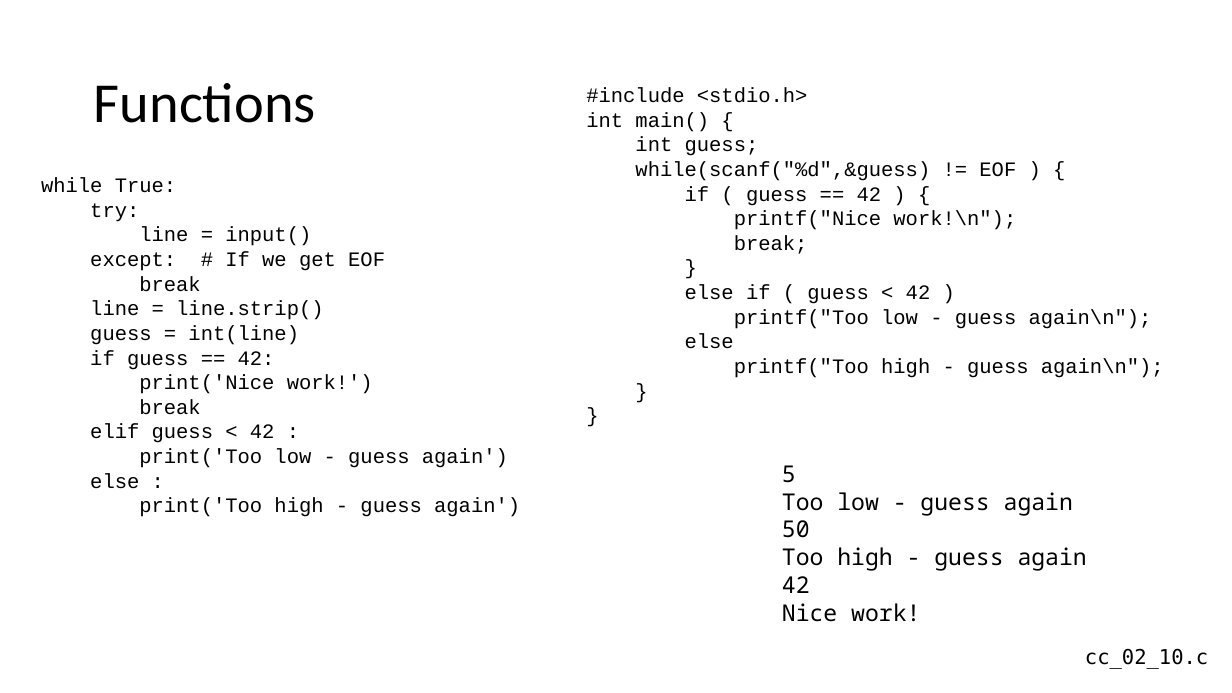
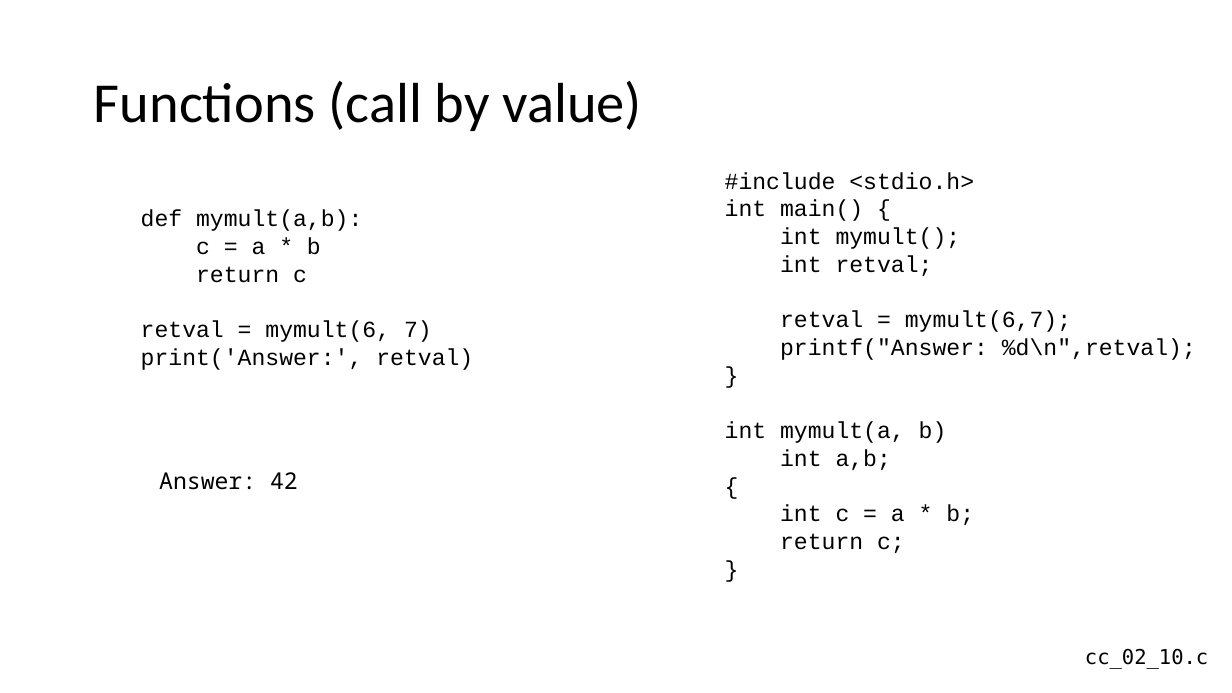
Before and after one commit to csev/cc4e, a slide deck: slide 19 of lectures/CC-02-Python.pptx. Drawn at 1232x693 pixels with LibreOffice and Linux fonts; fonts in the diff are those of the drawing. Boxes give left, top, right and bottom in pixels: in the first picture for what was removed or moved away, otherwise in the second. Text is boxed around its words. In the diff, an @@ line names an element or a change of style, - is before the commit and + after.

```diff
--- a/lectures/CC-02-Python.pptx
+++ b/lectures/CC-02-Python.pptx
@@ title at bbox=[94, 81, 642, 131]: text changed @@
-Functions
+Functions (call by value)
@@ text at bbox=[725, 172, 1196, 553]: paragraph removed @@
-}
@@ text "#include <stdio.h>": place and size @@
-text "#include <stdio.h>" at bbox=[586, 87, 1164, 378]
+text "#include <stdio.h>" at bbox=[725, 172, 1196, 553]
@@ text at bbox=[725, 172, 974, 221]: size 16 to 18 pt in "#include <stdio.h>", "int main() {", "}", "}" @@
@@ text at bbox=[141, 209, 473, 370]: text changed; size 16 to 18 pt @@
-while True:
-try:
-line = input()
-except: # If we get EOF
-break
-line = line.strip()
-guess = int(line)
-if guess == 42:
-print('Nice work!')
-break
-elif guess < 42 :
-print('Too low - guess again')
-else :
-print('Too high - guess again')
+def mymult(a,b):
+c = a * b
+return c
+retval = mymult(6, 7)
+print('Answer:', retval)
@@ text at bbox=[780, 227, 1196, 360]: text changed; size 16 to 18 pt @@
-int guess;
-while(scanf("%d",&guess) != EOF ) {
-if ( guess == 42 ) {
-printf("Nice work!\n");
-break;
+int mymult();
+int retval;
+retval = mymult(6,7);
+printf("Answer: %d\n",retval);
@@ text at bbox=[725, 421, 974, 553]: text changed; size 16 to 18 pt @@
-else if ( guess < 42 )
-printf("Too low - guess again\n");
-else
-printf("Too high - guess again\n");
+int mymult(a, b)
+int a,b;
+{
+int c = a * b;
+return c;
@@ text at bbox=[159, 472, 298, 490]: text changed @@
-5
-Too low - guess again
-50
-Too high - guess again
-42
-Nice work!
+Answer: 42
```
Also in this commit, not shown: 1 other slide changed, 2 other files.
